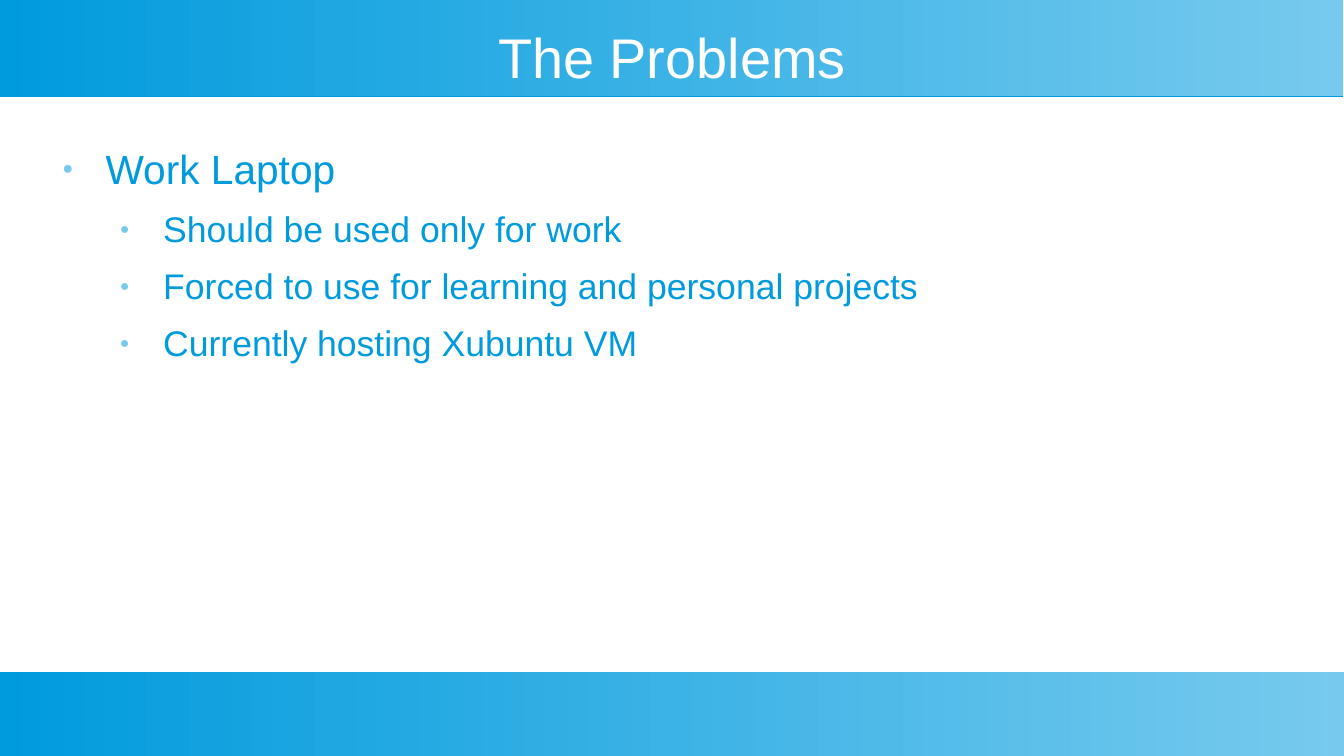
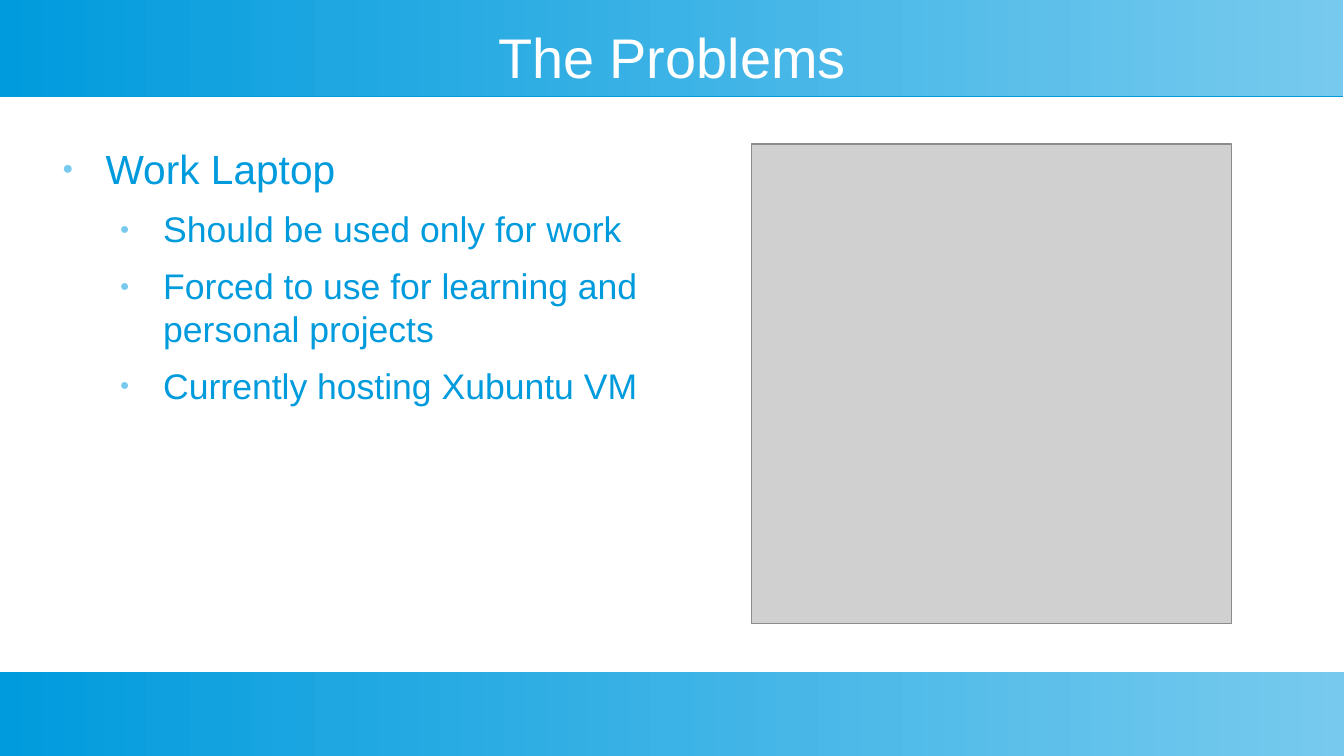
Before and after one commit to Genadeb/cyberdeck, a slide deck: slide 3 of prep/documents/vlog01.odp. Drawn at 1344x756 pixels with LibreOffice and Linux fonts; fonts in the diff are those of the drawing; grey boxes stand for pictures. Boxes give left, top, right and bottom in pixels: in the first picture for what was removed or moved away, otherwise in the second. Text is boxed around its words. In the diff, an @@ line names an element or a change of style, - is before the commit and + after.

```diff
--- a/prep/documents/vlog01.odp
+++ b/prep/documents/vlog01.odp
@@ text "Work Laptop" rewrapped from bbox=[106, 154, 917, 364] to bbox=[106, 154, 637, 406] @@
@@ picture added at bbox=[752, 144, 1233, 624] @@
```
Also in this commit, not shown: 3 other slides changed, 3 slides added, 2 slides removed, 7 other files.
